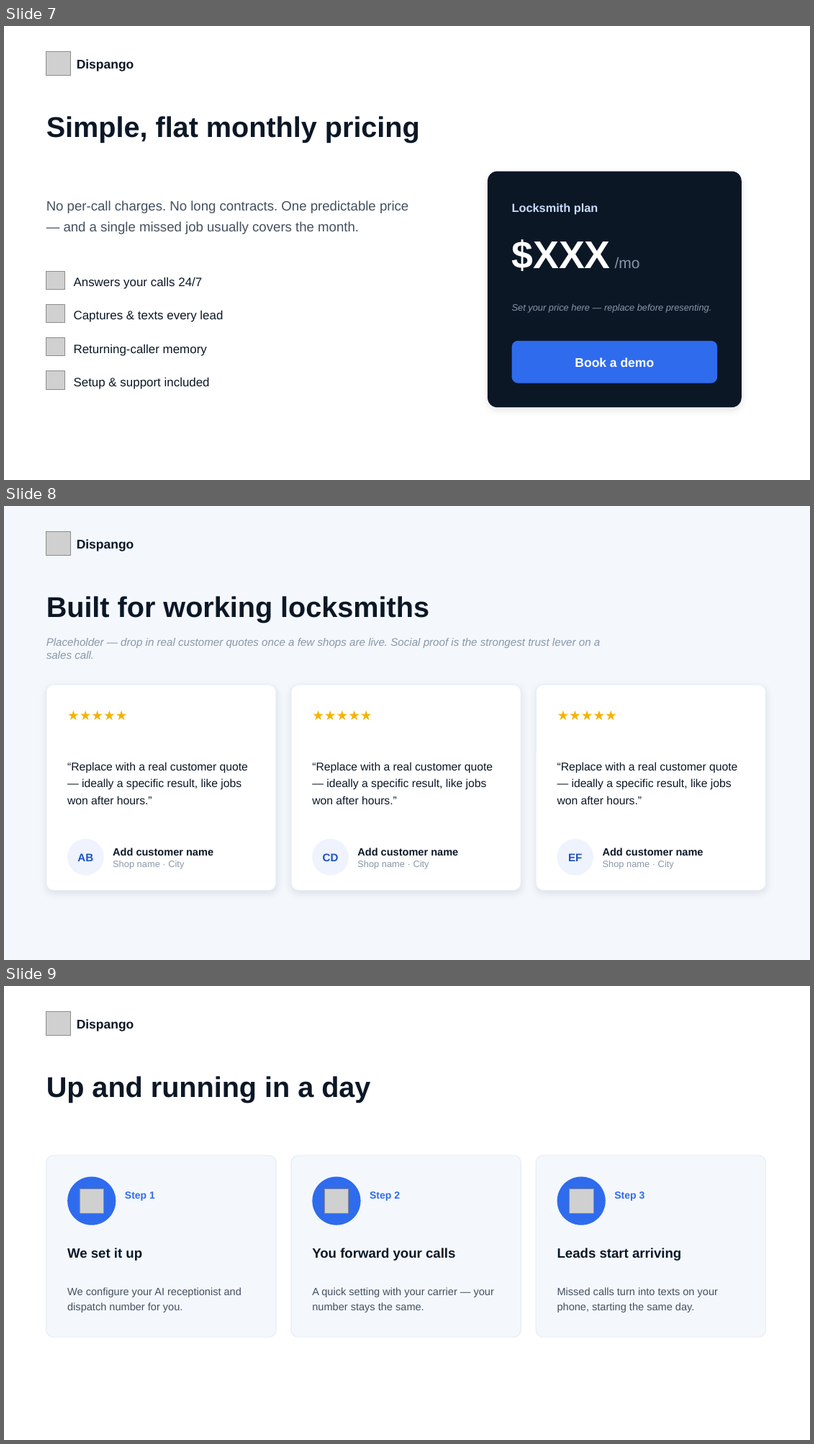
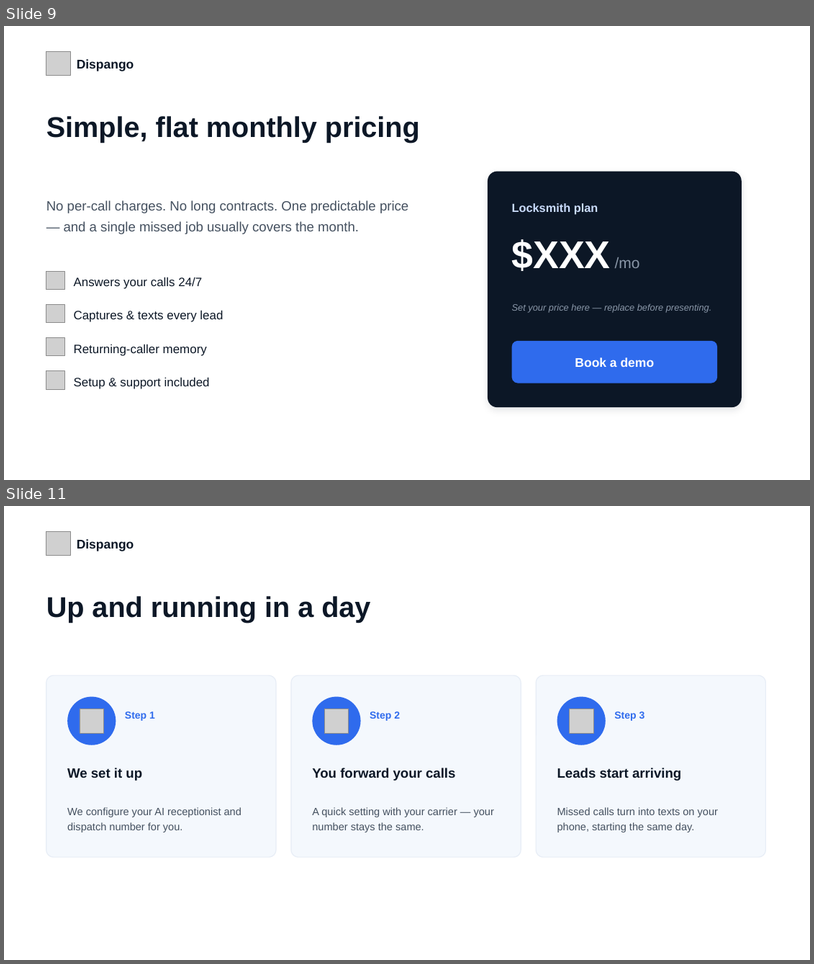
Before and after one commit to miguelangelsegura/mj-locksmith-webhook, a slide deck: sales/Dispango-demo-deck.pptx. Shown one above the other, each under a label of ours: slides 7, 8 and 9 before the commit, slides 9 and 11 after it; the slides between them are not shown. The pictures are 814x1444 and 814x964 pixels, drawn with LibreOffice and Linux fonts; fonts in the diff are those of the drawing; grey boxes stand for pictures. Boxes give left, top, right and bottom in pixels: in the first picture for what was removed or moved away, otherwise in the second. Text is boxed around its words. In the diff, an @@ line names an element or a change of style, - is before the commit and + after.

```diff
--- a/sales/Dispango-demo-deck.pptx
+++ b/sales/Dispango-demo-deck.pptx
@@ slide 8 removed at [4, 506, 810, 960], background #F4F8FD @@
@@ picture removed at [46, 531, 70, 556] @@
@@ text removed at [77, 539, 134, 551] @@
-Dispango
@@ text removed at [46, 596, 430, 623] @@
-Built for working locksmiths
@@ text removed at [46, 638, 600, 659] @@
-Placeholder — drop in real customer quotes once a few shops are live. Social proof is the strongest trust lever on a sales call.
@@ rounded rectangle removed at [46, 685, 276, 890] @@
@@ rounded rectangle removed at [291, 685, 521, 890] @@
@@ rounded rectangle removed at [536, 685, 766, 890] @@
@@ text removed at [67, 703, 255, 727] @@
-★★★★★
@@ text removed at [313, 703, 500, 727] @@
-★★★★★
@@ text removed at [558, 703, 745, 727] @@
-★★★★★
@@ text removed at [67, 762, 248, 804] @@
-“Replace with a real customer quote — ideally a specific result, like jobs won after hours.”
@@ text removed at [312, 762, 493, 804] @@
-“Replace with a real customer quote — ideally a specific result, like jobs won after hours.”
@@ text removed at [558, 762, 738, 804] @@
-“Replace with a real customer quote — ideally a specific result, like jobs won after hours.”
@@ ellipse removed at [67, 839, 104, 875] @@
@@ text removed at [113, 847, 214, 868] @@
-Add customer name
-Shop name · City
@@ ellipse removed at [313, 839, 349, 875] @@
@@ text removed at [358, 847, 458, 868] @@
-Add customer name
-Shop name · City
@@ ellipse removed at [558, 839, 594, 875] @@
@@ text removed at [603, 847, 704, 868] @@
-Add customer name
-Shop name · City
@@ text removed at [77, 853, 93, 861] @@
-AB
@@ text removed at [323, 853, 339, 861] @@
-CD
@@ text removed at [568, 853, 582, 861] @@
-EF
@@ what was slide 7 is now slide 9 @@
@@ what was slide 9 is now slide 11 @@
```
Also in this commit, not shown: 1 slide changed, 3 slides added, 1 other file.
